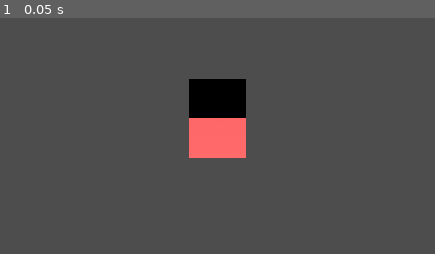
Above: before the commit, frame 1.
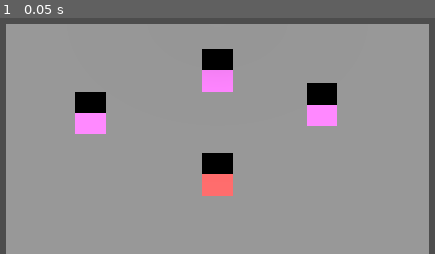
Above: after the commit, the same moment.

Repository: GhostKnights/DiceWar
Game: Godot game, scene res://game_root.tscn
The game is run twice, just before and just after one commit, with the same random seed, the same clock (stepped at 60 frames per second) and the same inputs.
Inputs:
- Up to frame 1 (0.05 s): no input

The runs differ from the first frame. In frame 1, 95% of the frame differs, in the area x 1-99%, y 2-100%.

Commit message:
实现棋盘平面上跟敌人方块进行碰撞

Diff:
--- a/dice.gd
+++ b/dice.gd
@@ -1,19 +1,21 @@
 extends RigidBody3D
 
-# 拖拽状态标记（原版完全不动）
+# 拖拽状态标记
 var is_dragging: bool = false
 const RAY_MAX_LENGTH = 100.0
 var drag_start_plane_pos: Vector3 = Vector3.ZERO
 
 # 导出可调参数
 @export var throw_scale: float = 6.0
-@export var drag_plane_y: float = 0.0
+@export var drag_plane_z: float = 0.0 # 原drag_plane_y改名，固定Z轴高度
 # 虚线点阵配置
 @export var point_interval: float = 0.4
 @export var point_size: float = 0.08
 @export var max_preview_length: float = 12.0
 @export var color_weak: Color = Color(0, 0.7, 1)
 @export var color_strong: Color = Color(1, 0.2, 0.1)
+# 碰撞翻面力度参数
+@export var hit_spin_force: float = 8.0
 
 @onready var camera: Camera3D = get_parent().get_node("Camera3D")
 
@@ -27,7 +29,7 @@
 	dot_mesh = QuadMesh.new()
 	dot_mesh.size = Vector2(point_size, point_size)
 
-	# 初始化材质（核心：开启Billboard，永远面向相机）
+	# 初始化公告板材质
 	dot_mat = StandardMaterial3D.new()
 	dot_mat.shading_mode = StandardMaterial3D.SHADING_MODE_UNSHADED
 	dot_mat.transparency = StandardMaterial3D.TRANSPARENCY_ALPHA
@@ -35,8 +37,12 @@
 	dot_mat.billboard_mode = BaseMaterial3D.BILLBOARD_ENABLED
 	dot_mat.billboard_keep_scale = true
 
-	# 修复：刚体内置属性必须加self.访问
+	# 无重力物理设置
 	self.gravity_scale = 0.0
+
+
+	# 绑定碰撞信号，撞击骰子自动翻面
+	body_entered.connect(_on_body_collide)
 
 func _input(event: InputEvent) -> void:
 	# 鼠标左键按下拾取骰子
@@ -44,49 +50,64 @@
 		var hit = ray_cast_mouse()
 		if hit and hit["collider"] == self:
 			is_dragging = true
-			self.gravity_scale = 0.0
 			linear_velocity = Vector3.ZERO
 			angular_velocity = Vector3.ZERO
-			drag_start_plane_pos = get_mouse_plane_pos()
+			drag_start_plane_pos = get_mouse_xy_plane_pos()
 			print("选中骰子，开始拖拽蓄力")
 
 	# 鼠标松开投掷
 	if event.is_action_released("mouse_left") and is_dragging:
 		is_dragging = false
-		# 保留你原始逻辑，不擅自删除重力开关
-		self.gravity_scale = 1.0
-
-		var drag_end_plane_pos = get_mouse_plane_pos()
+		var drag_end_plane_pos = get_mouse_xy_plane_pos()
 		var drag_delta = drag_end_plane_pos - drag_start_plane_pos
-		drag_delta.y = 0
+		drag_delta.z = 0 # 强制忽略Z轴，只保留XY推力
 		var throw_impulse = drag_delta * throw_scale
 		apply_central_impulse(throw_impulse)
 
 		clear_all_points()
 
-# 修复：未使用delta参数，加下划线消除警告 + 顶层安全判断
+# 消除未使用参数警告 + 顶层安全校验
 func _process(_delta: float) -> void:
 	if not is_inside_tree():
 		return
 	if is_dragging:
 		update_dashed_preview()
 
-func _physics_process(_delta: float) -> void:
+func _physics_process(delta: float) -> void:
 	if is_dragging:
 		linear_velocity = Vector3.ZERO
 		angular_velocity = Vector3.ZERO
 
-# 获取鼠标与桌面平面交点
-func get_mouse_plane_pos() -> Vector3:
+	# 强制锁定Z坐标，全程忽略Z轴，仅XY平面滑动
+	var target_z = drag_plane_z
+	if abs(global_position.z - target_z) > 0.001:
+		global_position.z = target_z
+	# 清除所有Z轴向速度，杜绝Z轴负值滑动
+	linear_velocity.z = 0.0
+
+# 碰撞回调：骰子互撞产生翻转轴力
+func _on_body_collide(hit_body: Node3D) -> void:
+	if hit_body == self or hit_body is StaticBody3D:
+		return
+	var random_torque = Vector3(
+		randf_range(-hit_spin_force, hit_spin_force),
+		randf_range(-hit_spin_force, hit_spin_force),
+		randf_range(-hit_spin_force, hit_spin_force)
+	)
+	apply_torque_impulse(random_torque)
+
+# 【核心改造】鼠标投射至 XY 垂直平面，固定Z，完全忽略Z轴
+func get_mouse_xy_plane_pos() -> Vector3:
 	var mouse_pos = get_viewport().get_mouse_position()
 	var ray_origin = camera.project_ray_origin(mouse_pos)
 	var ray_dir = camera.project_ray_normal(mouse_pos)
-	var table_plane = Plane(Vector3.UP, drag_plane_y)
-	var intersect = table_plane.intersects_ray(ray_origin, ray_dir)
+	# Plane(法向量, 固定Z高度)：法向BACK = Z轴方向，平面平行XY
+	var xy_plane = Plane(Vector3.BACK, drag_plane_z)
+	var intersect = xy_plane.intersects_ray(ray_origin, ray_dir)
 
 	if intersect == null:
 		return drag_start_plane_pos
-	intersect.y = drag_plane_y
+	intersect.z = drag_plane_z
 	return intersect
 
 # 鼠标射线拾取检测
@@ -97,7 +118,7 @@
 	var ray_query = PhysicsRayQueryParameters3D.create(ray_from, ray_to)
 	return get_world_3d().direct_space_state.intersect_ray(ray_query)
 
-# 修复：安全清空节点，杜绝!is_inside_tree()崩溃报错
+# 安全清空虚线点，解决游离节点崩溃
 func clear_all_points():
 	var to_remove = preview_points
 	preview_points = []
@@ -105,20 +126,17 @@
 		if p.is_inside_tree():
 			p.queue_free()
 
-# 实时刷新虚线点阵【已修正向量方向，线条和拖拽同向】
+# 刷新拖拽预览线（抬高Z避免穿透平面，仅XY方向延伸）
 func update_dashed_preview():
-	# 顶层安全校验，骰子销毁直接返回
 	if not is_inside_tree():
 		return
 	clear_all_points()
 
-	var current_mouse_pos = get_mouse_plane_pos()
-	# 修复线条反向：鼠标当前 - 按下起点
+	var current_mouse_pos = get_mouse_xy_plane_pos()
 	var drag_dir_raw = current_mouse_pos - drag_start_plane_pos
-	drag_dir_raw.y = 0
+	drag_dir_raw.z = 0 # 预览线只走XY，剔除Z分量
 	var drag_power = drag_dir_raw.length()
 
-	# 限制最大显示长度
 	var display_dir: Vector3
 	if drag_power > max_preview_length:
 		display_dir = drag_dir_raw.normalized() * max_preview_length
@@ -132,10 +150,10 @@
 	var step_float = floor(total_length / point_interval)
 	var step_count: int = int(step_float)
 
-	# 生成一排公告板面片虚线点（修复：先添加到父节点，再赋值坐标）
 	for i in range(1, step_count + 1):
 		var step_offset = display_dir.normalized() * point_interval * i
-		var point_world_pos = drag_start_plane_pos + step_offset
+		# Z轴轻微抬高0.05，预览线悬浮平面上方，不会穿透
+		var point_world_pos = drag_start_plane_pos + step_offset + Vector3(0, 0, 0.05)
 
 		var dot = MeshInstance3D.new()
 		dot.mesh = dot_mesh
@@ -145,10 +163,8 @@
 		dot.material_override = mat_inst
 		dot.cast_shadow = GeometryInstance3D.SHADOW_CASTING_SETTING_OFF
 
-		# 顺序调换：先加入场景树，再设置世界坐标，避免未入树就读取transform
 		add_child(dot)
 		dot.global_position = point_world_pos
 
-		# 仅确认成功入树才存入数组
 		if dot.is_inside_tree():
 			preview_points.append(dot)
--- a/game_root.tscn
+++ b/game_root.tscn
@@ -11,13 +11,27 @@
 
 [sub_resource type="BoxShape3D" id="BoxShape3D_pjpa4"]
 
+[sub_resource type="QuadMesh" id="QuadMesh_xj5yv"]
+size = Vector2(14, 14)
+
+[sub_resource type="BoxShape3D" id="BoxShape3D_xj5yv"]
+size = Vector3(14.2, 14.2, 0.4)
+
+[sub_resource type="StandardMaterial3D" id="StandardMaterial3D_xj5yv"]
+albedo_color = Color(0.87900966, 0.43636346, 0.88118494, 1)
+
+[sub_resource type="BoxMesh" id="BoxMesh_pjpa4"]
+material = SubResource("StandardMaterial3D_xj5yv")
+
+[sub_resource type="BoxShape3D" id="BoxShape3D_bxsma"]
+
 [node name="GameRoot" type="Node3D" unique_id=1439697774]
 
 [node name="Camera3D" type="Camera3D" parent="." unique_id=2122000675]
-transform = Transform3D(1, 0, 0, 0, 0.7071068, 0.7071068, 0, -0.7071068, 0.7071068, 0, 2.741211, 0)
+transform = Transform3D(1, 0, 0, 0, 0.7071068, 0.7071068, 0, -0.7071068, 0.7071068, 0, 7.256, 0)
 projection = 1
 current = true
-size = 8.0
+size = 14.832
 
 [node name="Dice" type="RigidBody3D" parent="." unique_id=305620930]
 gravity_scale = 0.0
@@ -35,3 +49,43 @@
 
 [node name="DirectionalLight3D" type="DirectionalLight3D" parent="." unique_id=1893039496]
 transform = Transform3D(1, 0, 0, 0, 1, 0, 0, 0, 1, 445.5417, 1321.9818, -5014.337)
+
+[node name="TableBoard" type="StaticBody3D" parent="." unique_id=915346561]
+transform = Transform3D(1, 0, 0, 0, 1, 0, 0, 0, 1, 0, 0, -0.5)
+
+[node name="MeshInstance3D" type="MeshInstance3D" parent="TableBoard" unique_id=410861241]
+mesh = SubResource("QuadMesh_xj5yv")
+
+[node name="CollisionShape3D" type="CollisionShape3D" parent="TableBoard" unique_id=1563993009]
+transform = Transform3D(1, 0, 0, 0, 1, 0, 0, 0, 1, 0, 0, -0.2)
+shape = SubResource("BoxShape3D_xj5yv")
+
+[node name="EnemyDiceGroup" type="Node3D" parent="." unique_id=1860539343]
+transform = Transform3D(1, 0, 0, 0, 1, 0, 0, 0, 1, 0, 3.7438126, 0)
+
+[node name="EnemyDice1" type="RigidBody3D" parent="EnemyDiceGroup" unique_id=1997340599]
+transform = Transform3D(1, 0, 0, 0, 1, 0, 0, 0, 1, 3.4588623, 0, 0)
+
+[node name="MeshInstance3D" type="MeshInstance3D" parent="EnemyDiceGroup/EnemyDice1" unique_id=1896957525]
+mesh = SubResource("BoxMesh_pjpa4")
+
+[node name="CollisionShape3D" type="CollisionShape3D" parent="EnemyDiceGroup/EnemyDice1" unique_id=1212687605]
+shape = SubResource("BoxShape3D_bxsma")
+
+[node name="EnemyDice2" type="RigidBody3D" parent="EnemyDiceGroup" unique_id=361781558]
+transform = Transform3D(1, 0, 0, 0, 1, 0, 0, 0, 1, -4.1920166, -0.38999176, 0)
+
+[node name="MeshInstance3D" type="MeshInstance3D" parent="EnemyDiceGroup/EnemyDice2" unique_id=702700967]
+mesh = SubResource("BoxMesh_pjpa4")
+
+[node name="CollisionShape3D" type="CollisionShape3D" parent="EnemyDiceGroup/EnemyDice2" unique_id=821642961]
+shape = SubResource("BoxShape3D_bxsma")
+
+[node name="EnemyDice3" type="RigidBody3D" parent="EnemyDiceGroup" unique_id=10293004]
+transform = Transform3D(1, 0, 0, 0, 1, 0, 0, 0, 1, 0, 1.6119003, 0)
+
+[node name="MeshInstance3D" type="MeshInstance3D" parent="EnemyDiceGroup/EnemyDice3" unique_id=523182326]
+mesh = SubResource("BoxMesh_pjpa4")
+
+[node name="CollisionShape3D" type="CollisionShape3D" parent="EnemyDiceGroup/EnemyDice3" unique_id=569904334]
+shape = SubResource("BoxShape3D_bxsma")
--- a/project.godot
+++ b/project.godot
@@ -26,6 +26,8 @@
 [physics]
 
 3d/physics_engine="Jolt Physics"
+3d/default_gravity=0.0
+3d/default_gravity_vector=Vector3(0, 0, 0)
 
 [rendering]
 
